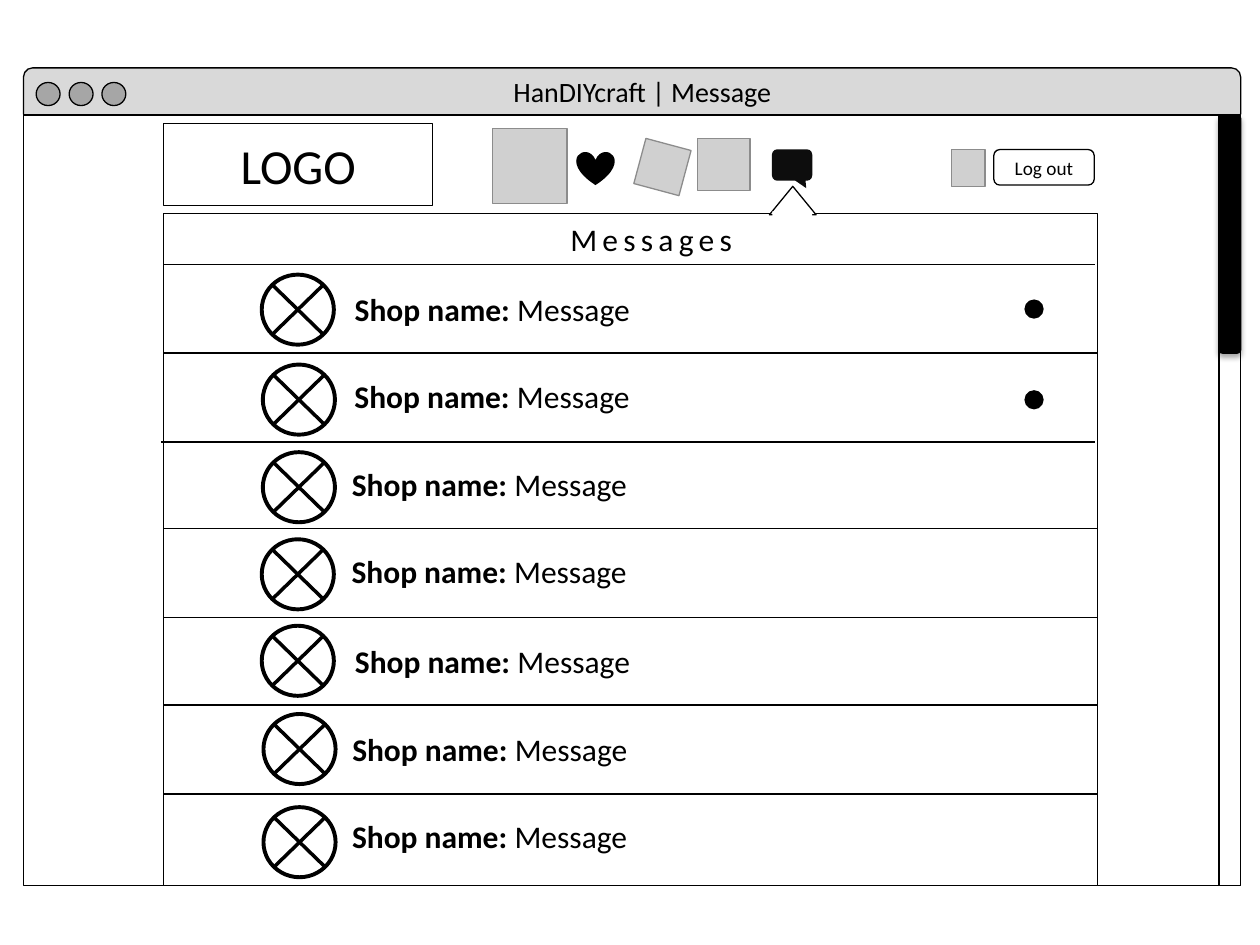
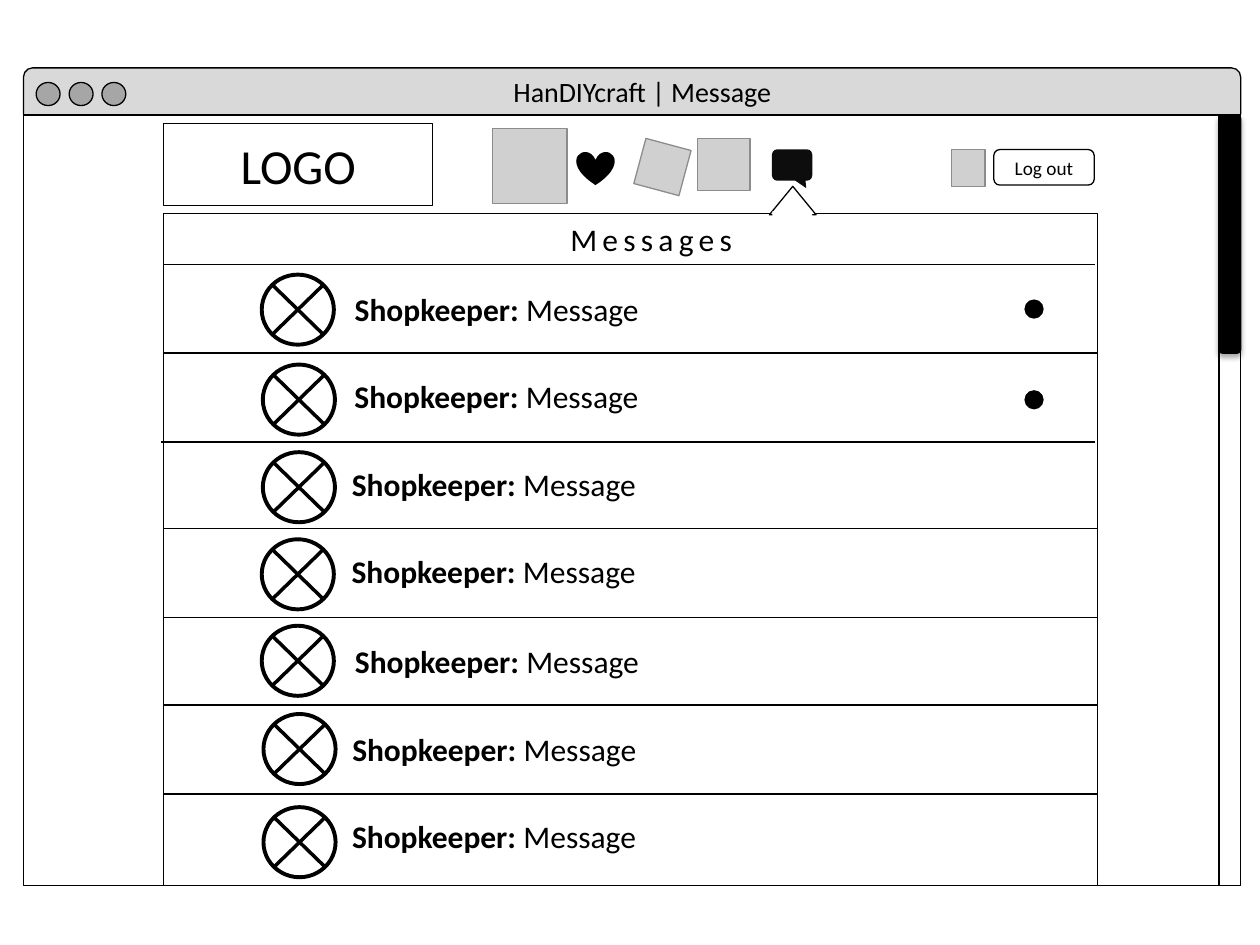
Before and after one commit to asciidaitoon/HanDIYcraft, a slide deck: slide 31 of GUI/HanDIYcraft-Web Rough GUI Design-V.2.0.pptx. Drawn at 1260x945 pixels with LibreOffice and Linux fonts; fonts in the diff are those of the drawing; grey boxes stand for pictures. Boxes give left, top, right and bottom in pixels: in the first picture for what was removed or moved away, otherwise in the second. Text is boxed around its words. In the diff, an @@ line names an element or a change of style, - is before the commit and + after.

```diff
--- a/GUI/HanDIYcraft-Web Rough GUI Design-V.2.0.pptx
+++ b/GUI/HanDIYcraft-Web Rough GUI Design-V.2.0.pptx
@@ text at [355,299,639,327]: text changed @@
-Shop name: Message
+Shopkeeper: Message
@@ text at [354,386,639,414]: text changed @@
-Shop name: Message
+Shopkeeper: Message
@@ text at [352,474,636,502]: text changed @@
-Shop name: Message
+Shopkeeper: Message
@@ text at [352,561,636,589]: text changed @@
-Shop name: Message
+Shopkeeper: Message
@@ text at [355,651,639,679]: text changed @@
-Shop name: Message
+Shopkeeper: Message
@@ text at [352,739,637,767]: text changed @@
-Shop name: Message
+Shopkeeper: Message
@@ text at [352,826,636,854]: text changed @@
-Shop name: Message
+Shopkeeper: Message
```
Also in this commit, not shown: 1 other slide changed, 19 other files.
